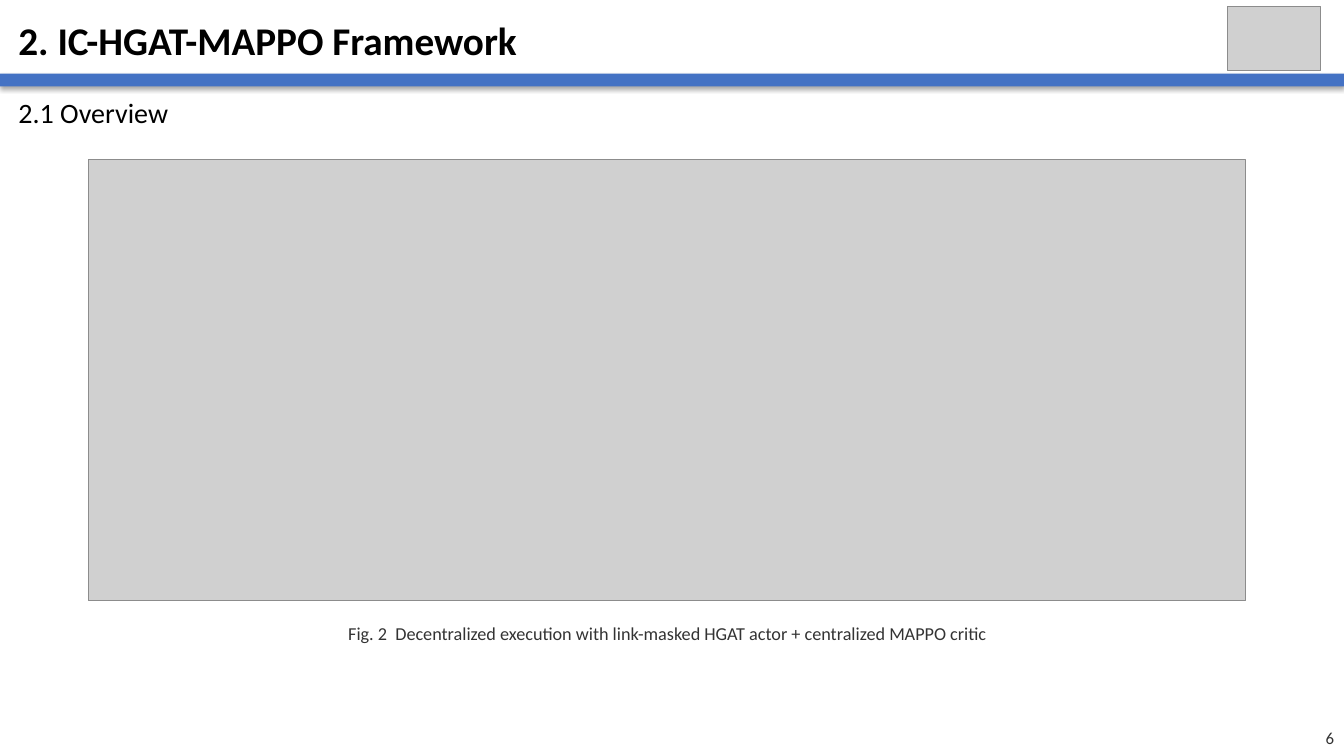
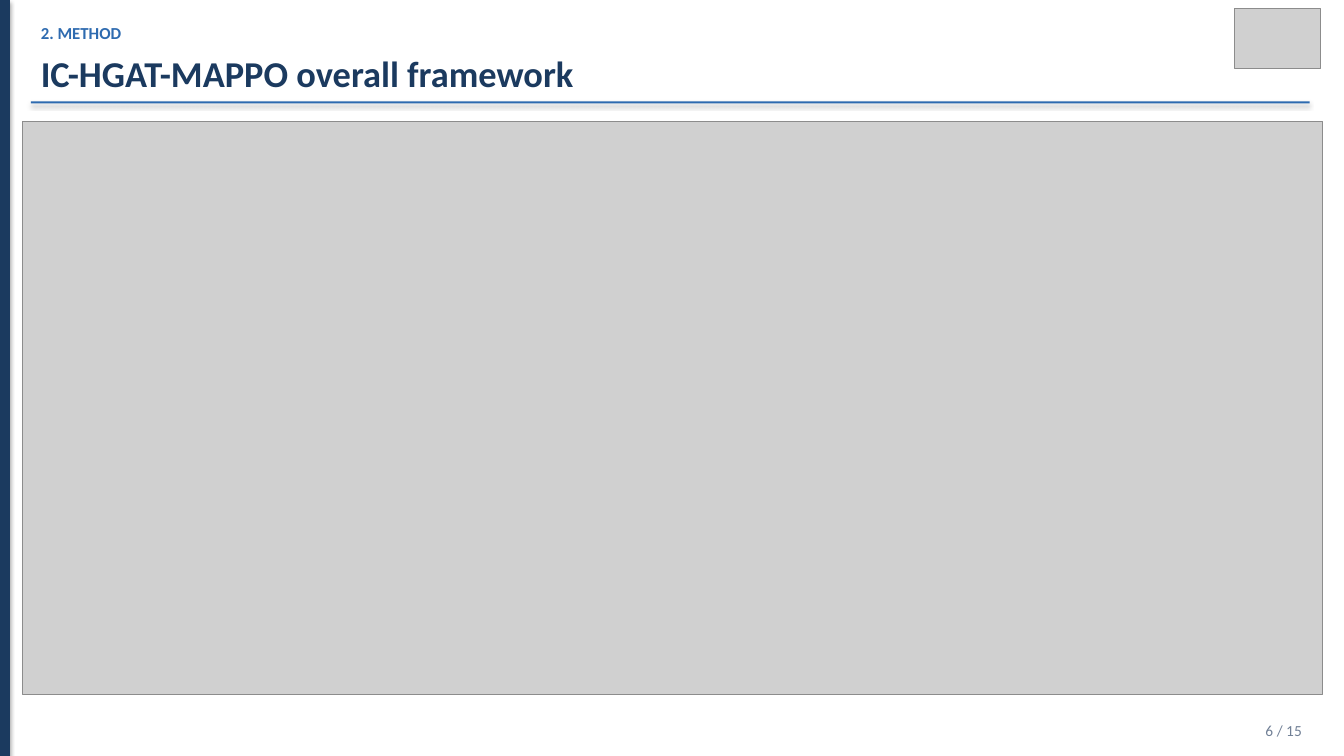
Before and after one commit to kuangyinying039/uav-swarm, a slide deck: slide 6 of presentations/CAC_IC_HGAT_MAPPO.pptx. Drawn at 1344x756 pixels with LibreOffice and Linux fonts; fonts in the diff are those of the drawing; grey boxes stand for pictures. Boxes give left, top, right and bottom in pixels: in the first picture for what was removed or moved away, otherwise in the second. Text is boxed around its words. In the diff, an @@ line names an element or a change of style, - is before the commit and + after.

```diff
--- a/presentations/CAC_IC_HGAT_MAPPO.pptx
+++ b/presentations/CAC_IC_HGAT_MAPPO.pptx
@@ rectangle added at <box>0,0,10,756</box>, fill #1B3A5F @@
@@ text added at <box>41,28,122,39</box>, 12 pt, text #2E6BB0, bold @@
+2. METHOD
@@ picture: place and size @@
-picture at <box>1228,6,1322,71</box>
+picture at <box>1235,9,1321,69</box>
@@ text at <box>41,61,573,88</box>: text changed; size 28 to 26 pt; text colour #000000 to #1B3A5F @@
-2. IC-HGAT-MAPPO Framework
+IC-HGAT-MAPPO overall framework
@@ text removed at <box>18,103,168,124</box> @@
-2.1 Overview
@@ rectangle: place and size @@
-rectangle at <box>0,74,1344,87</box>
+rectangle at <box>31,102,1311,104</box>
@@ rectangle at <box>31,102,1311,104</box>: fill #4472C4 to #2E6BB0 @@
@@ picture: place and size @@
-picture at <box>88,160,1245,601</box>
+picture at <box>22,121,1323,695</box>
@@ text removed at <box>348,627,986,643</box> @@
-Fig. 2 Decentralized execution with link-masked HGAT actor + centralized MAPPO critic
@@ text at <box>1265,725,1302,736</box>: text changed; size 12 to 11 pt; text colour #333333 to #718096 @@
-6
+6 / 15
```
Also in this commit, not shown: 14 other slides changed, 1 slide added, 1 slide removed, 5 other files.
